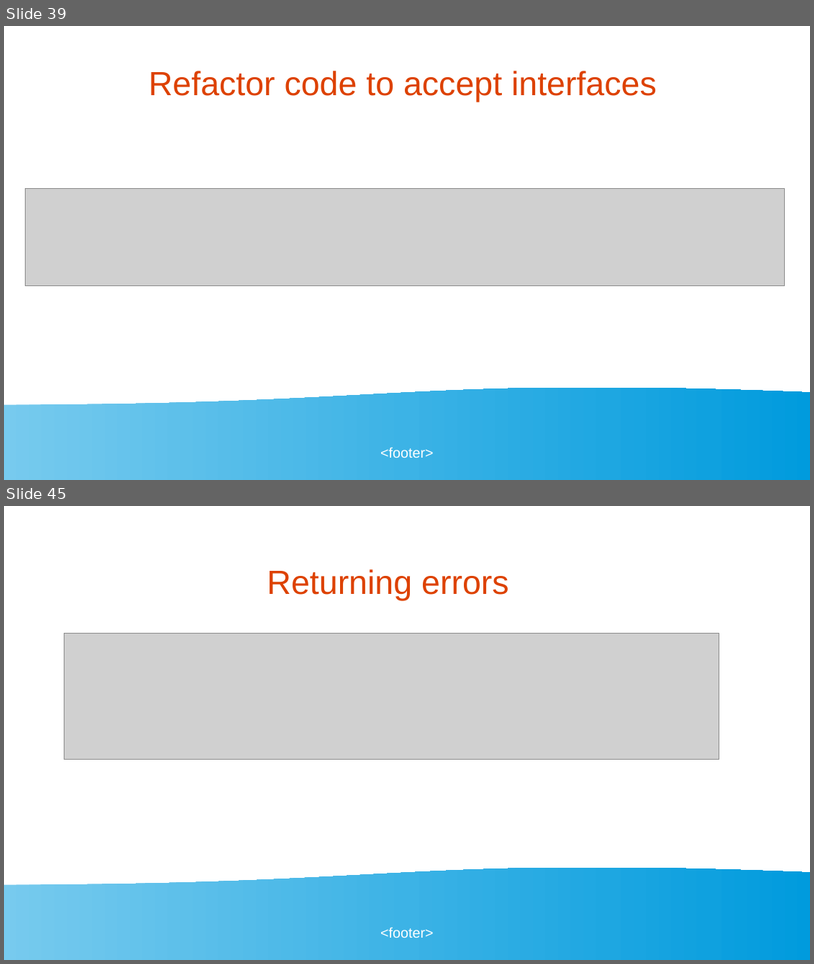
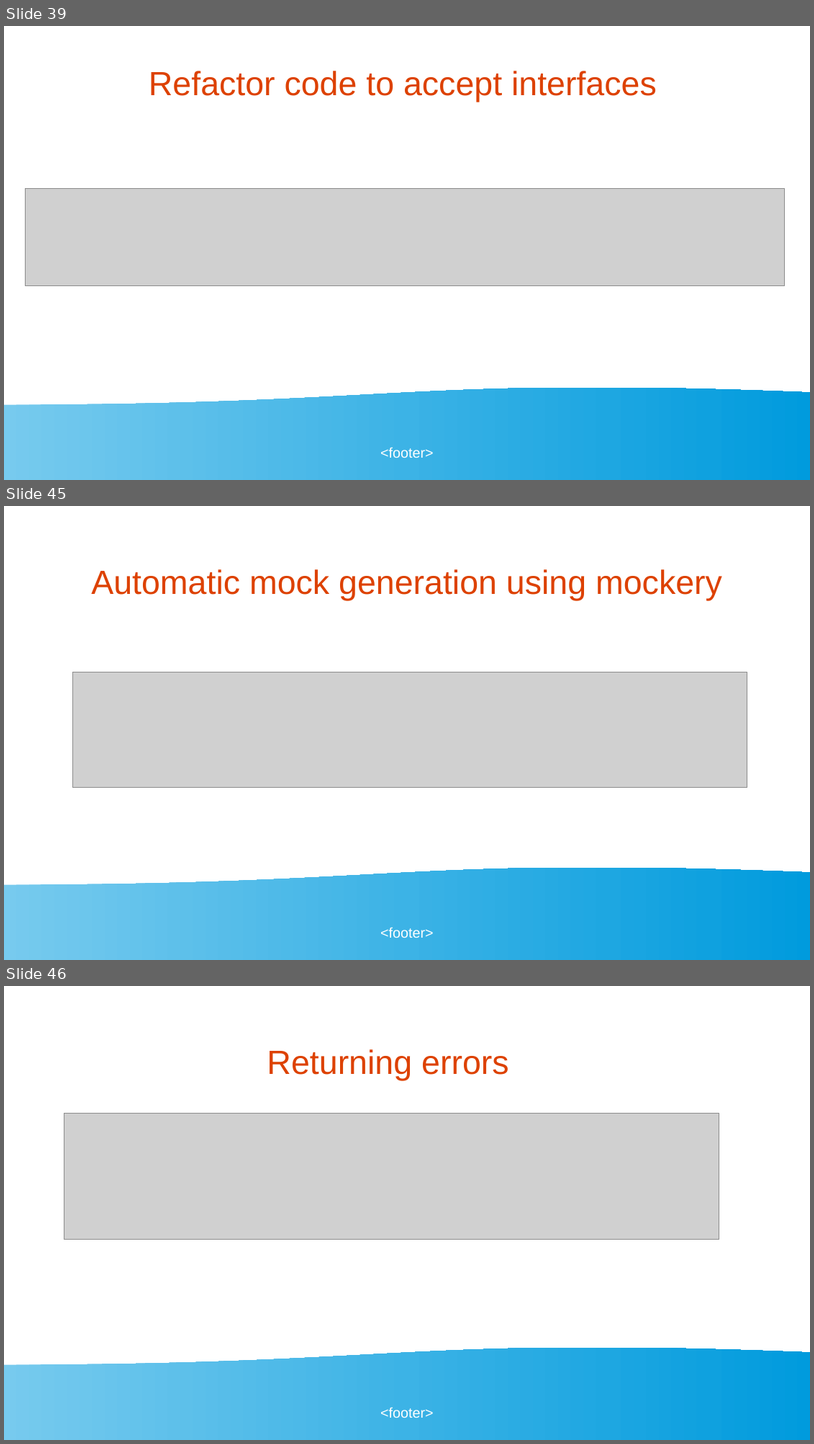
Before and after one commit to golangbot/gophercon-uk-2025-talk, a slide deck: Presentation.odp. Shown one above the other, each under a label of ours: slides 39 and 45 before the commit, slides 39, 45 and 46 after it; the slides between them are not shown. The pictures are 814x964 and 814x1444 pixels, drawn with LibreOffice and Linux fonts; fonts in the diff are those of the drawing; grey boxes stand for pictures. Boxes give left, top, right and bottom in pixels: in the first picture for what was removed or moved away, otherwise in the second. Text is boxed around its words. In the diff, an @@ line names an element or a change of style, - is before the commit and + after.

Commit message:
updated mockery config

```diff
--- a/Presentation.odp
+++ b/Presentation.odp
@@ slide 45 added at (4,506,810,960), background #FFFFFF; not listed: 2 template elements that a slide beside it also shows @@
@@ title added at (91,569,723,600), 33 pt, text #DD4100 @@
+Automatic mock generation using mockery
@@ picture added at (73,672,748,787) @@
@@ what was slide 45 is now slide 46 @@
```
Also in this commit, not shown: 4 slides changed, 1 other slide added, 1 slide removed, 1 other file.
